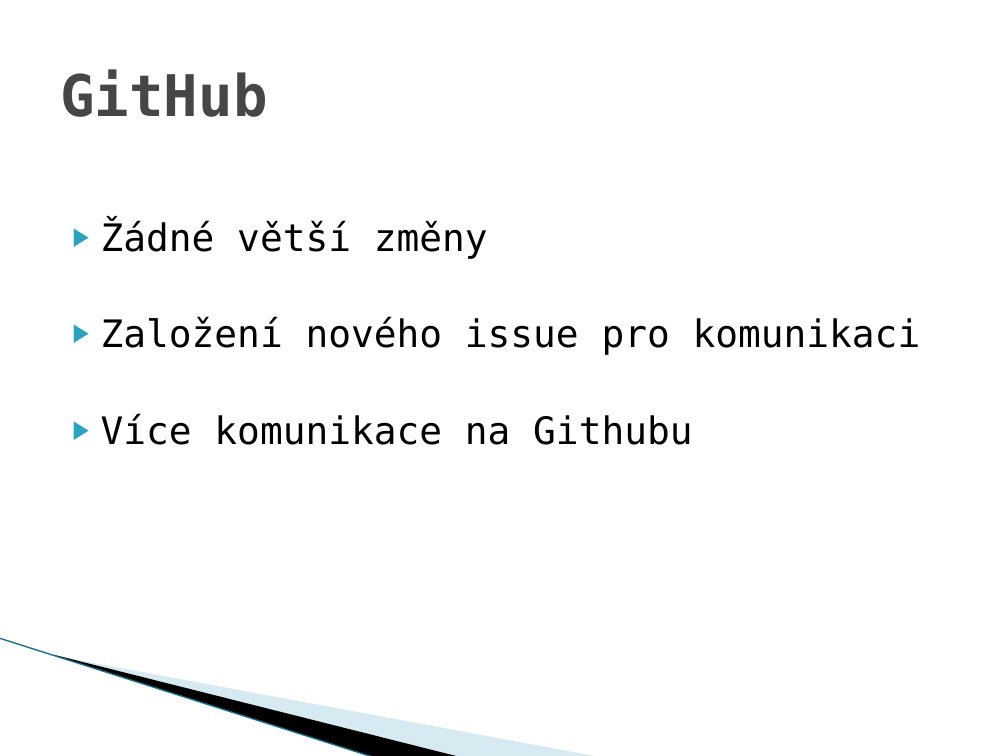
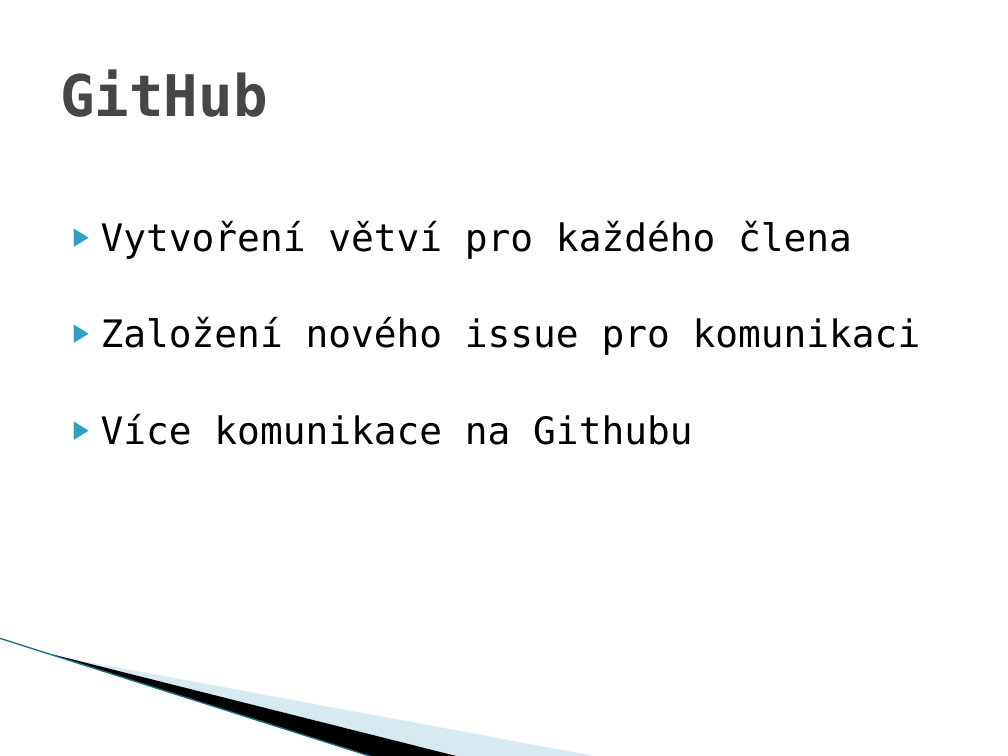
Before and after one commit to KaPoRyZe/RSP, a slide deck: slide 4 of Dokumentace/Prezentace 2/Prezentace 2.pptx. Drawn at 1008x756 pixels with LibreOffice and Linux fonts; fonts in the diff are those of the drawing; background and template pictures are left out. Boxes give left, top, right and bottom in pixels: in the first picture for what was removed or moved away, otherwise in the second. Text is boxed around its words. In the diff, an @@ line names an element or a change of style, - is before the commit and + after.

```diff
--- a/Dokumentace/Prezentace 2/Prezentace 2.pptx
+++ b/Dokumentace/Prezentace 2/Prezentace 2.pptx
@@ text at <box>101,220,852,259</box>: text changed @@
-▶ Žádné větší změny
+▶ Vytvoření větví pro každého člena
```
